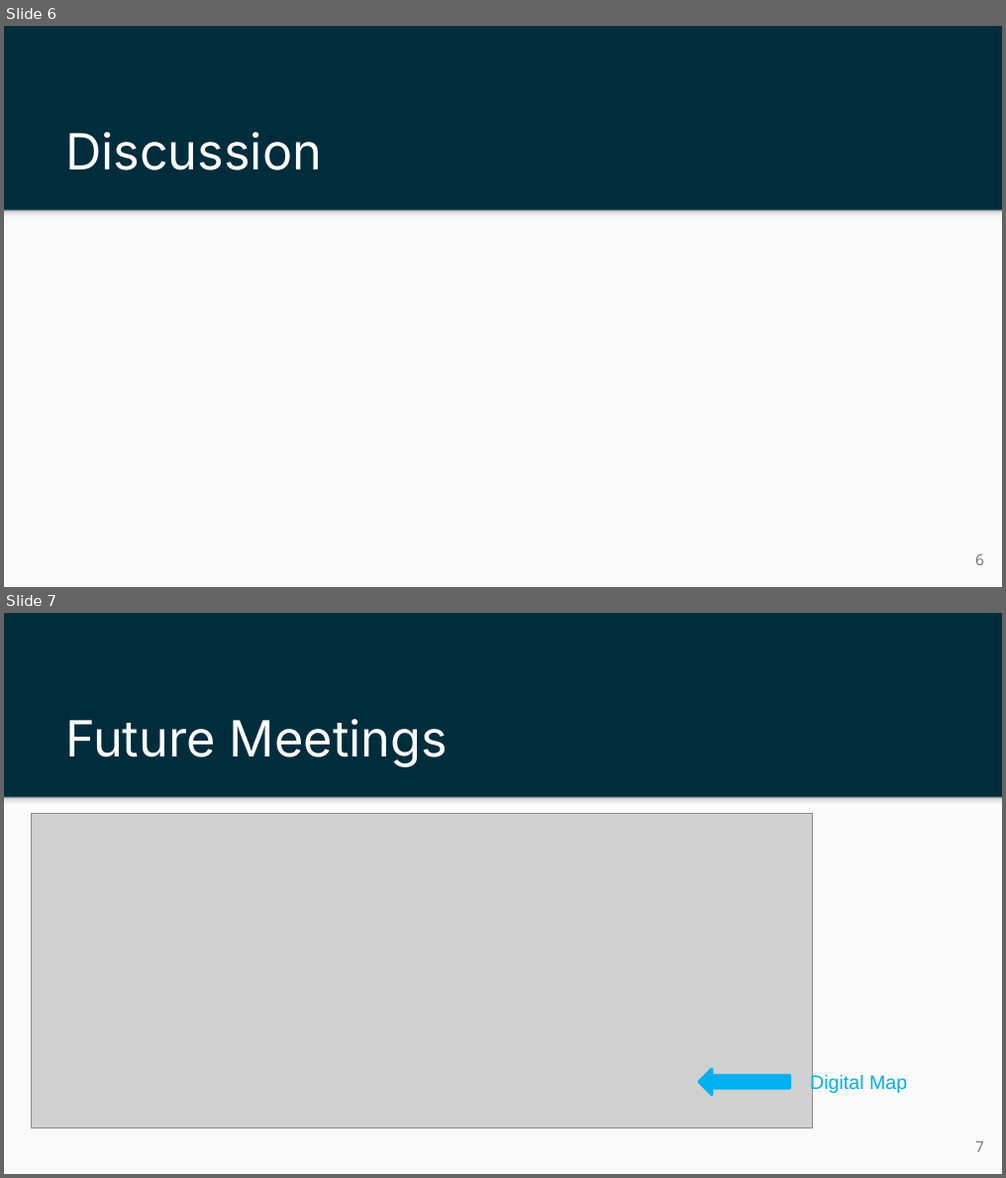
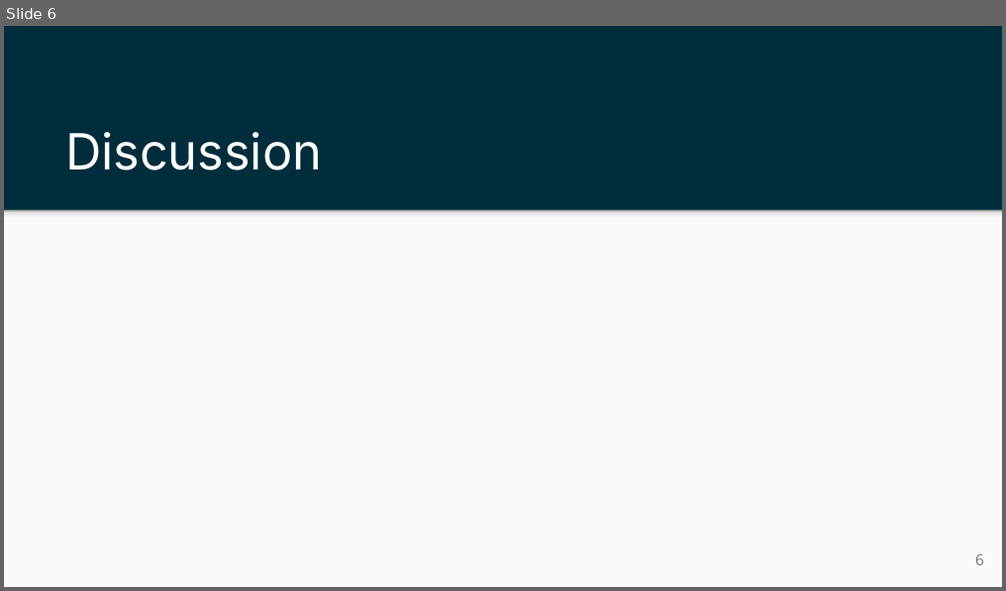
Before and after one commit to ietf-wg-nmop/IETF-Meetings, a slide deck: interim-092024/nmop-chairs-slides.pptx. Shown one above the other, each under a label of ours: slides 6 and 7 before the commit, slide 6 after it. The pictures are 1006x1178 and 1006x591 pixels, drawn with LibreOffice and Linux fonts; fonts in the diff are those of the drawing; grey boxes stand for pictures. Boxes give left, top, right and bottom in pixels: in the first picture for what was removed or moved away, otherwise in the second. Text is boxed around its words. In the diff, an @@ line names an element or a change of style, - is before the commit and + after.

```diff
--- a/interim-092024/nmop-chairs-slides.pptx
+++ b/interim-092024/nmop-chairs-slides.pptx
@@ slide 7 removed at <box>4,613,1002,1174</box>, background #002D3C; not listed: 2 template elements that a slide beside it also shows @@
@@ title removed at <box>65,719,448,767</box> @@
-Future Meetings
@@ picture removed at <box>32,814,813,1128</box> @@
@@ left arrow removed at <box>699,1069,789,1095</box> @@
@@ text removed at <box>810,1074,907,1094</box> @@
-Digital Map
@@ page number removed at <box>975,1142,984,1153</box> @@
-7
```
Also in this commit, not shown: 2 slides changed, 2 slides added, 2 other slides removed.
